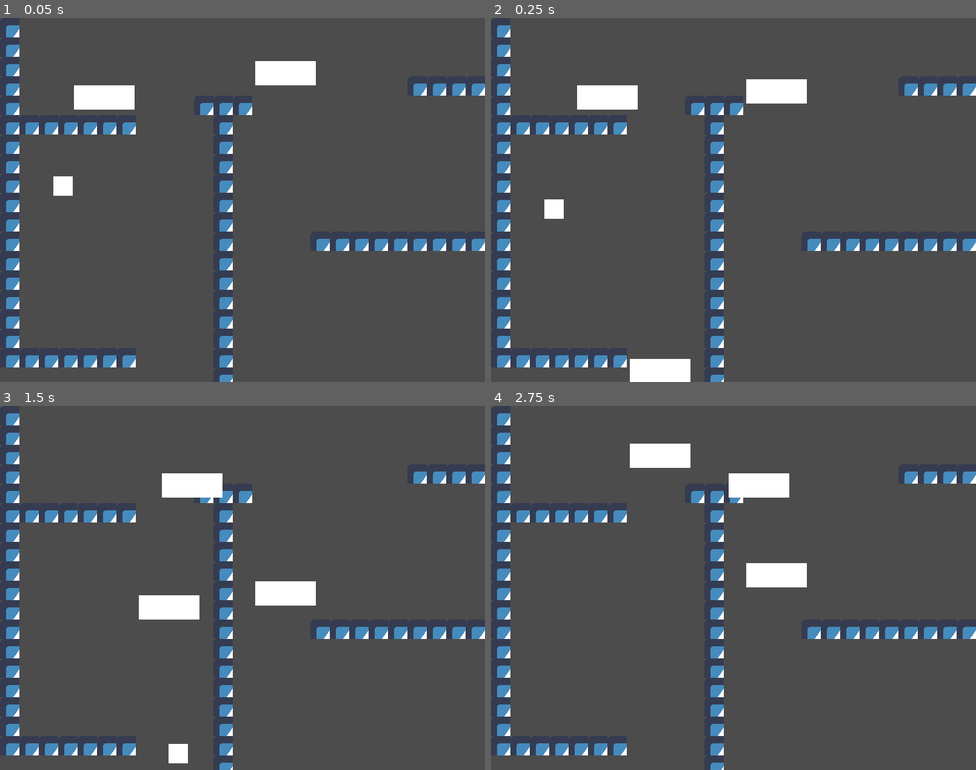
Above: before the commit, frames 1-4 (two rows, left to right).
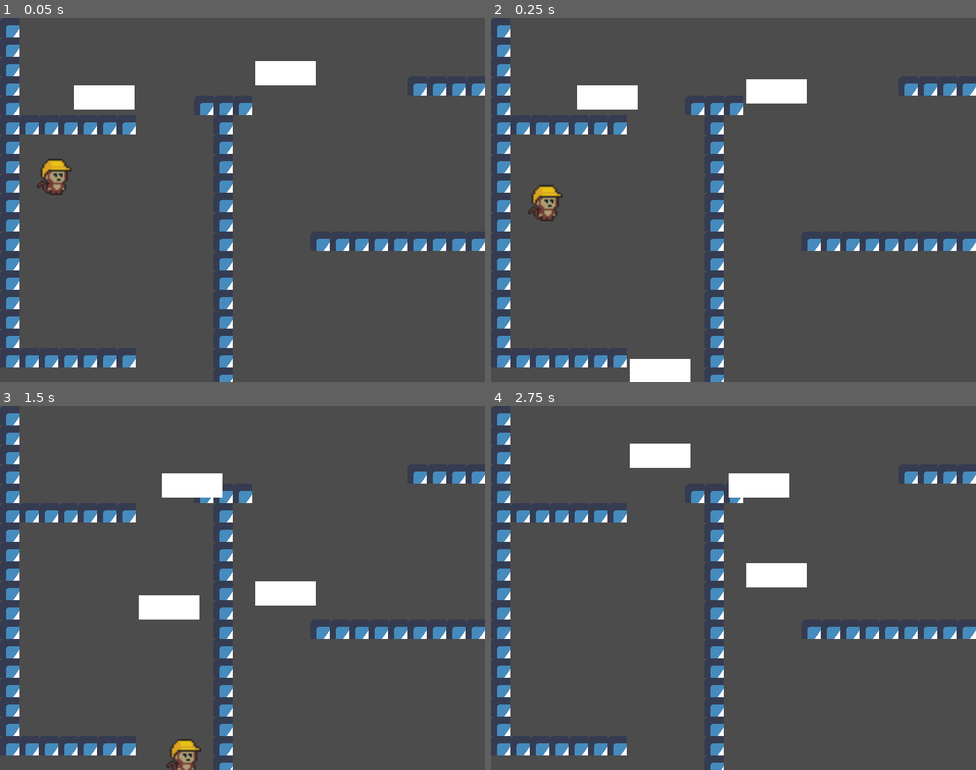
Above: after the commit, the same moments.

Repository: isacben/monkeying-around
Game: Godot game, scene res://Main.tscn
Same seed, same stepped clock (60 frames per second), same inputs: the game is played once before the commit and once after it. The engine's default icon, where the game draws it, is replaced by a stand-in: a white triangle on a blue panel in a dark square.
Inputs:
- Up to frame 1 (0.05 s): no input
- Up to frame 2 (0.25 s): no input
- Up to frame 3 (1.5 s): hold Right (ui_right) from 0.53 s (still down)
- Up to frame 4 (2.75 s): release Right (ui_right) at 2.03 s; hold Left (ui_left) from 2.03 s (still down)

The runs differ from the first frame. In frame 1, 0.6% of the frame differs, in the area x 7-15%, y 38-49%; in frame 2, 0.6%; in frame 3, 0.5%; in frame 4, nothing differs.

Commit message:
Added acceleration and friction to player

Diff:
--- a/Player.gd
+++ b/Player.gd
@@ -1,8 +1,9 @@
 extends KinematicBody2D
 
 
-export var GRAVITY : float = 20
-export var SPEED : float = 200
+export var GRAVITY : float = 45
+export var ACC : float = 20
+export var MAX_SPEED : float = 250
 
 
 var velocity = Vector2.ZERO
@@ -16,21 +17,22 @@
 func _physics_process(delta):
 
 	if Input.is_action_pressed("ui_left"):
-		velocity.x = -SPEED
+		velocity.x = max(velocity.x - ACC, -MAX_SPEED)
+		$Sprite.flip_h = true
 	elif Input.is_action_pressed("ui_right"):
-			velocity.x = SPEED
+		velocity.x = min(velocity.x + ACC, MAX_SPEED)
+		$Sprite.flip_h = false
 	else:
-		velocity.x = 0
+		velocity.x = lerp(velocity.x, 0, 0.2)
 
-	velocity.y += GRAVITY
+	velocity.y = max(velocity.y + ACC, GRAVITY)
 
-	var snap_vector = Vector2(0, 32)
-	velocity = move_and_slide_with_snap(
+	var snap_vector = Vector2(0, 30)
+	velocity = move_and_slide(
 		velocity,
-		snap_vector,
 		Vector2.UP)
 
 	#move_and_collide(velocity * delta, true)
 
-	if is_on_floor():
+	if is_on_floor() or is_on_ceiling():
 		velocity.y = 0
--- a/Player.tscn
+++ b/Player.tscn
@@ -1,17 +1,24 @@
-[gd_scene load_steps=3 format=2]
+[gd_scene load_steps=4 format=2]
 
 [ext_resource path="res://Player.gd" type="Script" id=1]
+[ext_resource path="res://img/player.png" type="Texture" id=2]
 
-[sub_resource type="RectangleShape2D" id=1]
-extents = Vector2( 16, 16 )
+[sub_resource type="CapsuleShape2D" id=1]
+radius = 21.0
+height = 18.0
 
 [node name="Player" type="KinematicBody2D"]
 script = ExtResource( 1 )
 
+[node name="Sprite" type="Sprite" parent="."]
+scale = Vector2( 3, 3 )
+texture = ExtResource( 2 )
+
 [node name="ColorRect" type="ColorRect" parent="."]
+visible = false
 margin_right = 32.0
 margin_bottom = 32.0
 
 [node name="CollisionShape2D" type="CollisionShape2D" parent="."]
-position = Vector2( 16, 16 )
+position = Vector2( 3, 0 )
 shape = SubResource( 1 )
Binary file added: img/player.png
Not shown, changed: .gitignore
Not shown, changed: README.md
